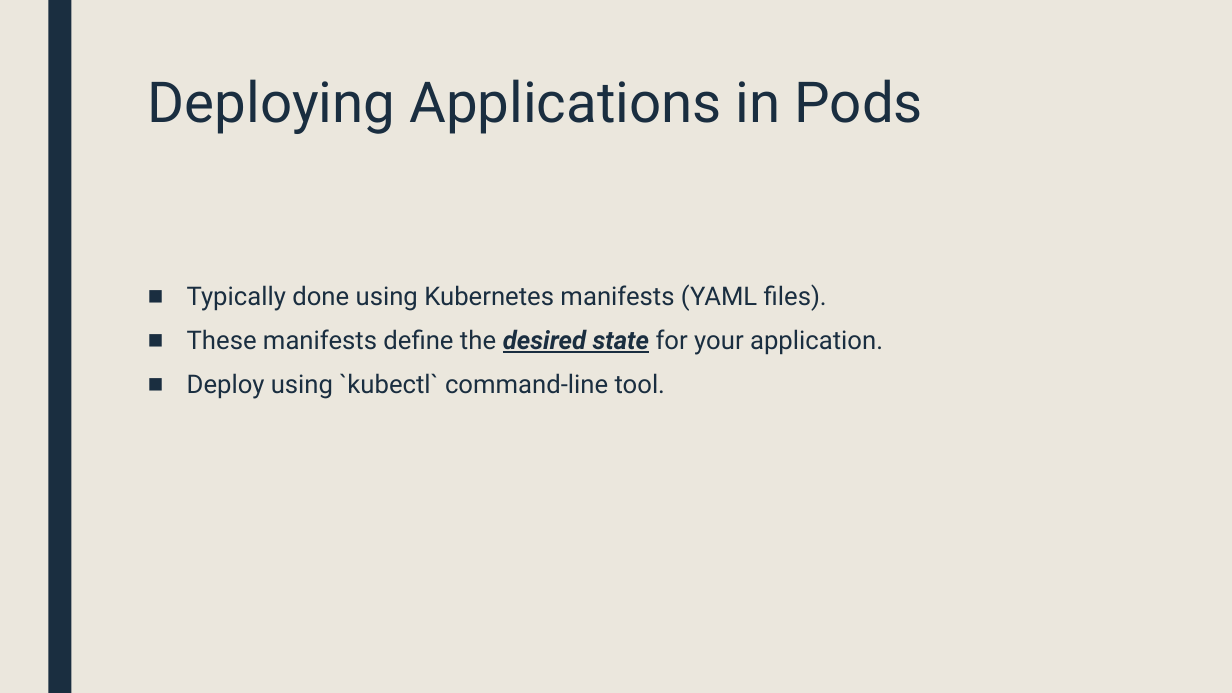
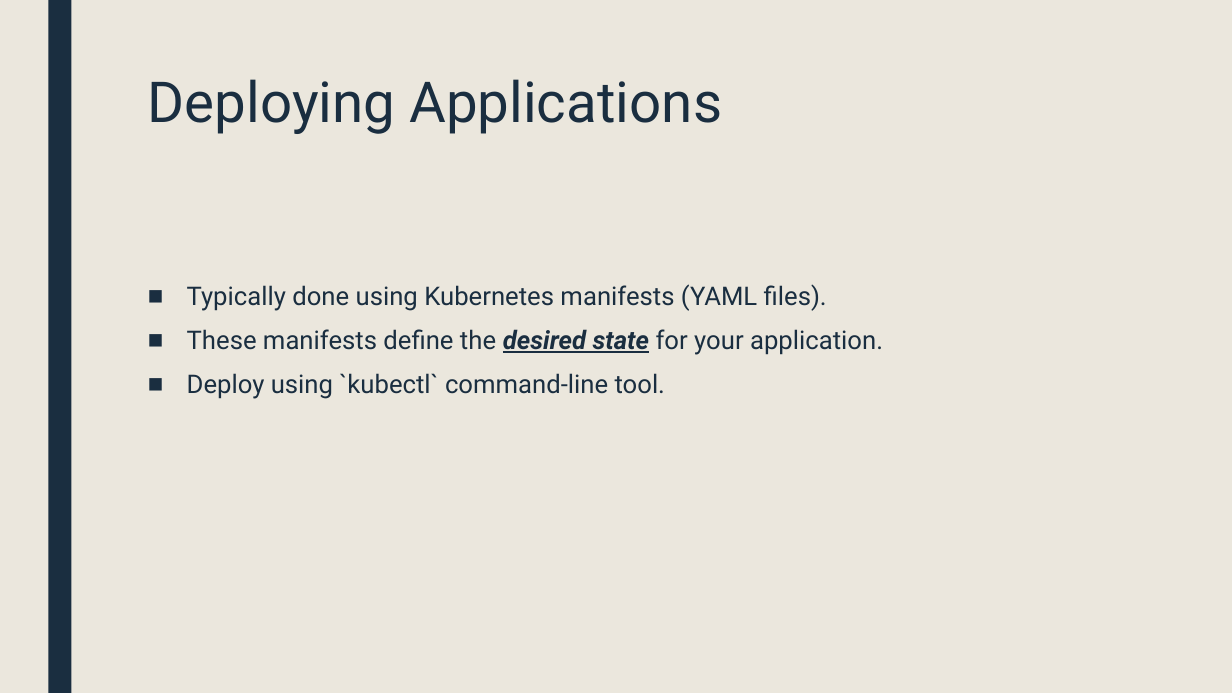
Before and after one commit to sebivenlo/ESD-2023-Kubernetes, a slide deck: slide 24 of presentation/Kubernetes.pptx (slide 23 before the commit). Drawn at 1232x693 pixels with LibreOffice and Linux fonts; fonts in the diff are those of the drawing. Boxes give left, top, right and bottom in pixels: in the first picture for what was removed or moved away, otherwise in the second. Text is boxed around its words. In the diff, an @@ line names an element or a change of style, - is before the commit and + after.

```diff
--- a/presentation/Kubernetes.pptx
+++ b/presentation/Kubernetes.pptx
@@ title at (148, 79, 722, 134): text changed @@
-Deploying Applications in Pods
+Deploying Applications
```
Also in this commit, not shown: 5 other slides changed, 2 slides added, 1 slide removed.
